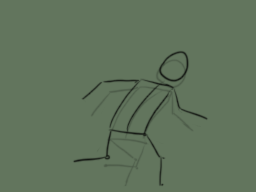
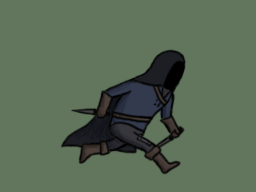
The second 256x192 image is a revision of the first. Changes to its layers:
added layer "Thief-Outline3" in group "Thief" over box(60, 49, 187, 176)
added layer "Thief-Colour-Highlights3" in group "Thief" over box(70, 71, 178, 173)
added layer "Thief-Colour-Base3" in group "Thief" over box(61, 50, 187, 174)
hid "Thief-Wireframe4" over box(89, 58, 195, 187)
hid "Thief-Wireframe1", opacity 100% → 25% over box(72, 50, 208, 187)
